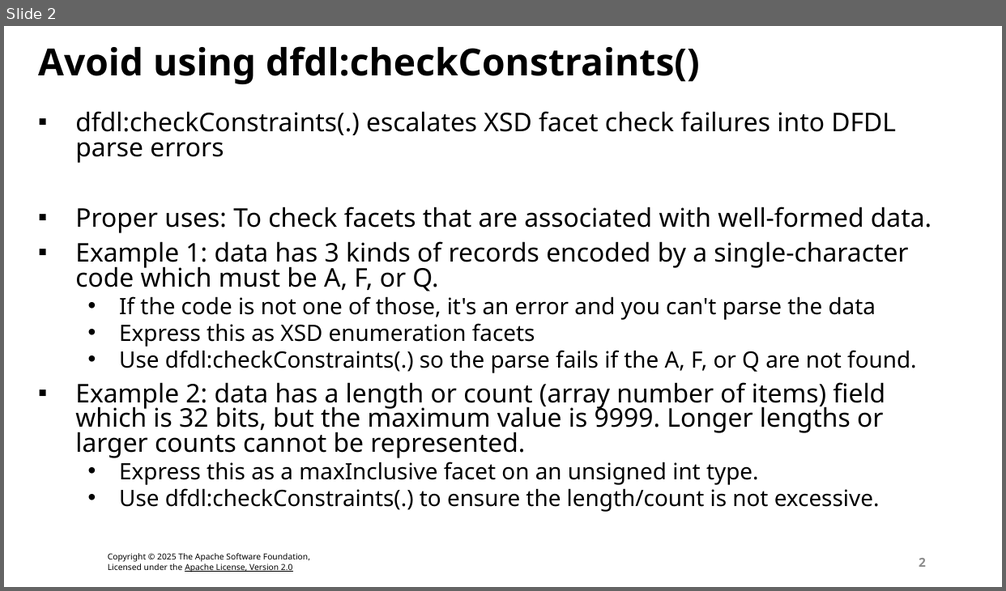
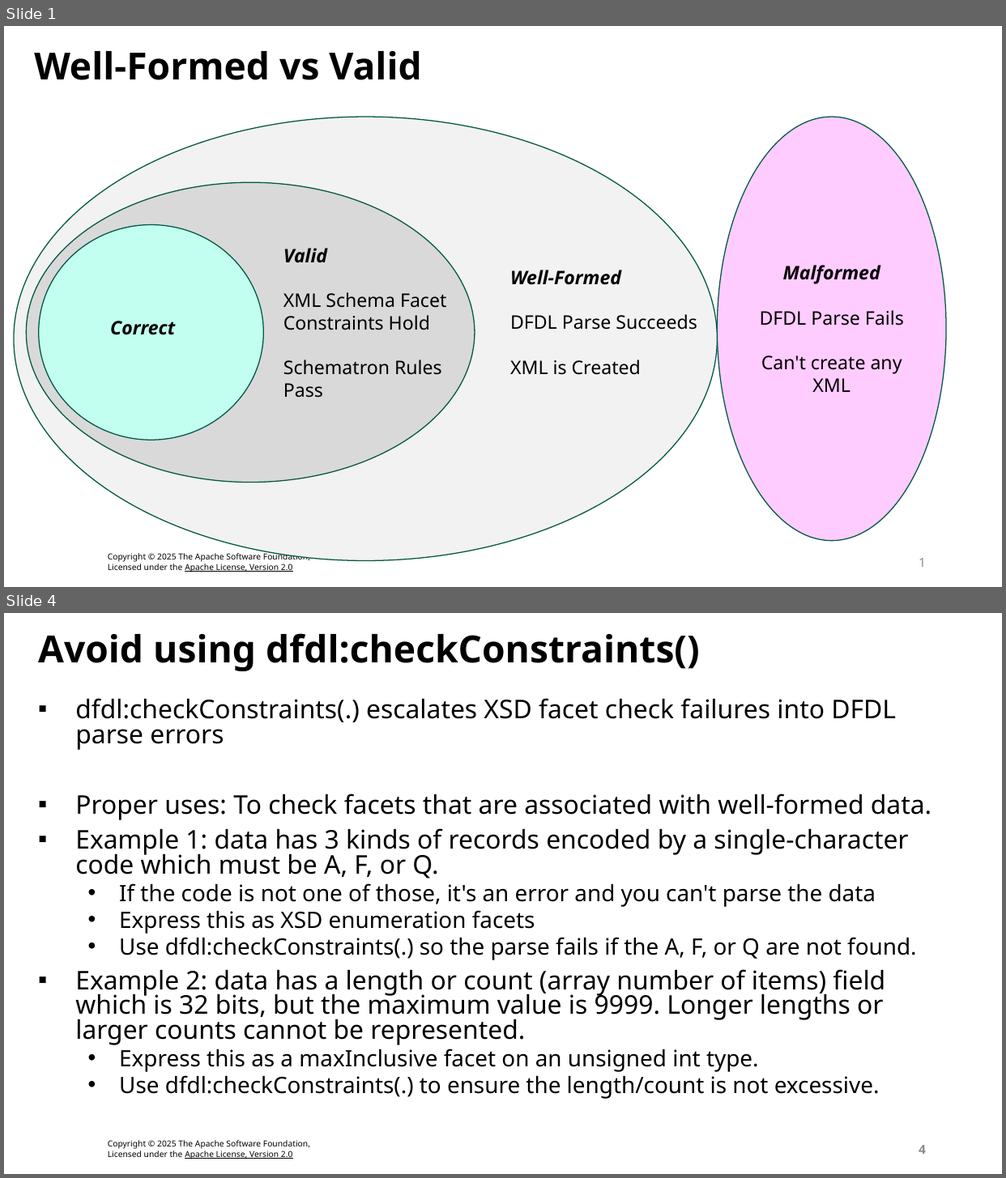
Before and after one commit to apache/daffodil-site, a slide deck: site/best-practices/P-Avoid-Check-Constraints.pptx. Shown one above the other, each under a label of ours: slide 2 before the commit, slides 1 and 4 after it; the slides between them are not shown. The pictures are 1006x591 and 1006x1178 pixels, drawn with LibreOffice and Linux fonts; fonts in the diff are those of the drawing; background and template pictures are left out. Boxes give left, top, right and bottom in pixels: in the first picture for what was removed or moved away, otherwise in the second. Text is boxed around its words. In the diff, an @@ line names an element or a change of style, - is before the commit and + after.

```diff
--- a/site/best-practices/P-Avoid-Check-Constraints.pptx
+++ b/site/best-practices/P-Avoid-Check-Constraints.pptx
@@ slide 1 added at box(4, 26, 1002, 587), background #FFFFFF; not listed: 1 template element that a slide beside it also shows @@
@@ title added at box(34, 51, 421, 80), 36 pt, text #000000, bold @@
+Well-Formed vs Valid
@@ ellipse added at box(14, 117, 718, 561), fill #F2F2F2, outline #005943 1 pt @@
@@ ellipse added at box(718, 117, 947, 541), fill #FFCCFF, outline #005943 1 pt, 18 pt, text #000000 @@
+Malformed
+DFDL Parse Fails
+Can't create any XML
@@ ellipse added at box(27, 182, 475, 483), fill #D9D9D9, outline #005943 1 pt @@
@@ ellipse added at box(39, 225, 263, 441), fill #C2FFF0, outline #005943 1 pt @@
@@ text added at box(283, 248, 446, 398), 18 pt, text #000000 @@
+Valid
+XML Schema Facet
+Constraints Hold
+Schematron Rules Pass
@@ text added at box(510, 270, 697, 375), 18 pt, text #000000 @@
+Well-Formed
+DFDL Parse Succeeds
+XML is Created
@@ text added at box(110, 321, 175, 335), 18 pt, text #000000, bold, italic @@
+Correct
@@ page number added at box(918, 558, 926, 567), 12 pt, text #8C8C8C @@
+1
@@ what was slide 2 is now slide 4 @@
@@ page number at box(918, 1145, 926, 1154): text changed @@
-2
+4
```
Also in this commit, not shown: 2 slides changed, 1 other slide added, 9 other files.
